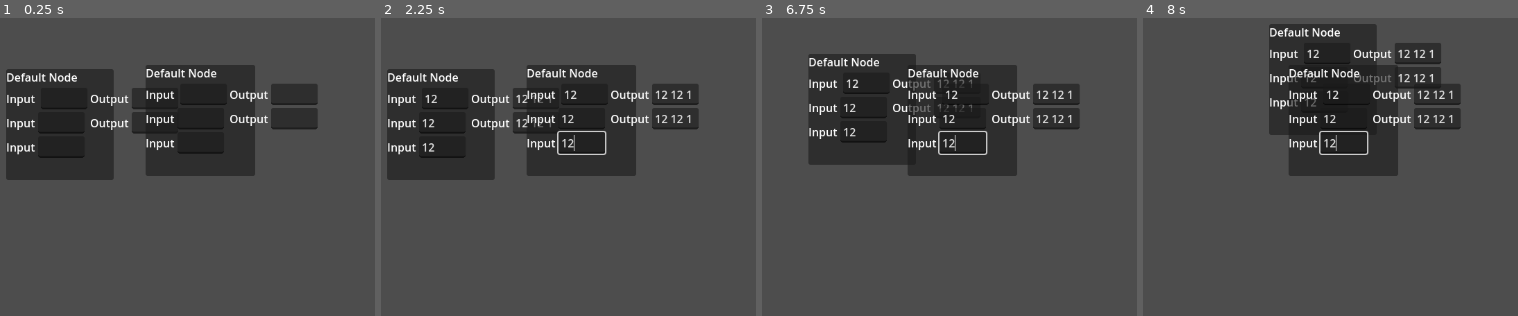
Above: before the commit, frames 1-4 (left to right).
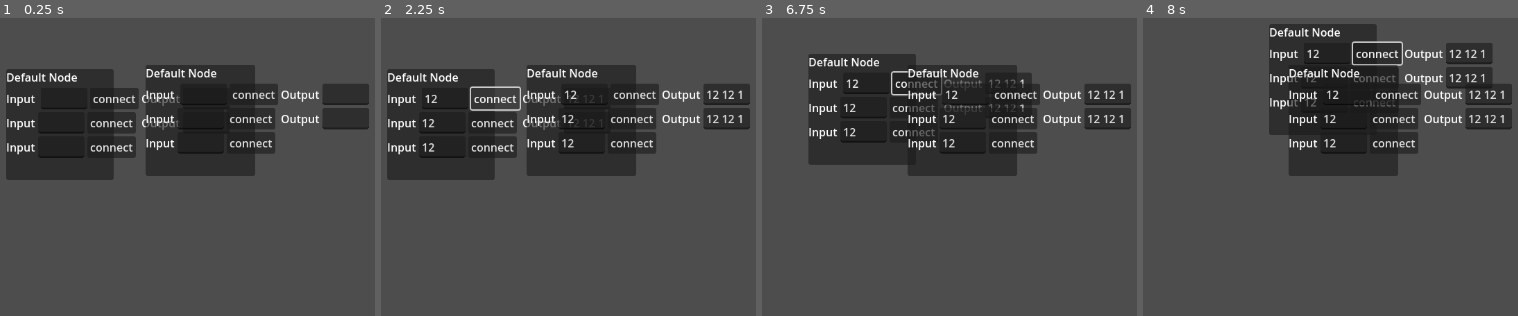
Above: after the commit, the same moments.

Repository: MoPaMo/NodeLineJS
Game: Godot game, scene res://control.tscn
Two runs of this game, one before a commit and one after it. Both use one fixed random seed, a clock stepped at 60 frames per second and the inputs below.
Inputs (mouse positions are in pixels of both pictures, inside the frame that each line leads up to):
- Up to frame 1 (0.25 s): no input
- Up to frame 2 (2.25 s): click (444, 98) at 0.52 s; type "12" at 0.6 s; click (441, 122) at 0.75 s; type "12" at 0.83 s; click (441, 146) at 0.98 s; type "12" at 1.07 s; click (583, 95) at 1.27 s; type "12" at 1.35 s; click (583, 119) at 1.5 s; type "12" at 1.58 s; click (583, 143) at 1.73 s; type "12" at 1.82 s; click (497, 98) at 2 s, where only the run after the commit has a clickable "connect"
- Up to frame 3 (6.75 s): move the mouse to (outside the picture) at 2.77 s; click (outside the picture) at 2.92 s; drag from (900, 250) to (outside the picture) at 3.52 s; move the mouse to (outside the picture) at 4.27 s; click (outside the picture) at 4.42 s; drag from (outside the picture) to (818, 161) at 5.02 s; move the mouse to (outside the picture) at 5.77 s; click (outside the picture) at 5.92 s; drag from (818, 161) to (938, 116) at 6.52 s
- Up to frame 4 (8 s): move the mouse to (1480, 229) at 7.27 s; click (1480, 229) at 7.42 s

The runs differ from the first frame. In frame 1, 6.5% of the frame differs, in the area x 24-99%, y 22-47%; in frame 2, 6.5%; in frame 3, 5.7%; in frame 4, 8.1%, in the area x 46-99%, y 7-46%.
Error after the commit: Invalid call. Nonexistent function 'connect' in base 'bool'. (res://inputField.gd:14)

Commit message:
add data types

Diff:
--- a/inputField.gd
+++ b/inputField.gd
@@ -2,7 +2,8 @@
 signal input_changed(new_text: String)
 var line_edit: LineEdit
 @export var fieldName: String = "Input"
-
+@export var data_type: String ="Any"
+var connectedTo ="None"
 # Called when the node enters the scene tree for the first time.
 func _ready():
 	$Label.text=fieldName
@@ -10,7 +11,7 @@
 	line_edit = $LineEdit
 	# Connect LineEdit's text_changed signal to custom method
 	line_edit.text_changed.connect(Callable(self, "_on_line_edit_text_changed"))
-
+	$Button.button_pressed.connect(Callable(self, "_button_pressed"))
 func _on_line_edit_text_changed(new_text: String):
 	emit_signal("input_changed", new_text)
 
@@ -18,6 +19,13 @@
 # Method to set initial text in the LineEdit
 func set_text(initial_text: String):
 	line_edit.text = initial_text
+
+func _button_press()->void:
+	if connectedTo!="None":
+		connectedTo = "None"
+	else:
+		pass
+
 
 # Method to get current text in the LineEdit
 func get_text() -> String:
--- a/inputField.tscn
+++ b/inputField.tscn
@@ -10,3 +10,7 @@
 
 [node name="LineEdit" type="LineEdit" parent="."]
 layout_mode = 2
+
+[node name="Button" type="Button" parent="."]
+layout_mode = 2
+text = "connect"
--- a/outputField.gd
+++ b/outputField.gd
@@ -1,7 +1,9 @@
 extends HBoxContainer
 signal input_changed(new_text: String)
 @export var fieldName: String = "Output"
+@export var data_type: String ="Any"
 var line_edit: LineEdit
+var connectedTo
 
 # Called when the node enters the scene tree for the first time.
 func _ready():
